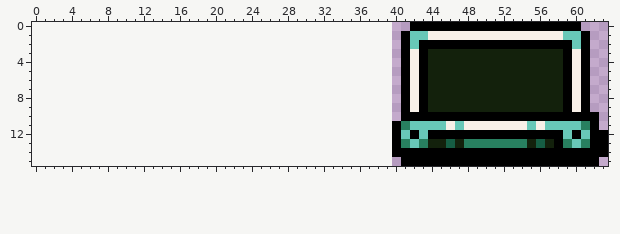
Pixel-art sprite -- sprites/tez_shop/tez_gold.png. This is how it looked before the edit.
The file is 24x16 pixels. The old version is drawn lined up with the new one, on the new canvas.
Now the later version:
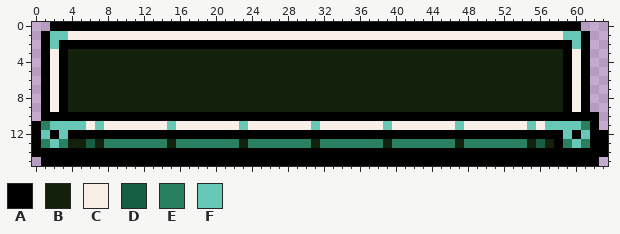
Palette (. is transparent): A #000000  B #13210c  C #f8f0e8  D #165e44  E #288060  F #68c8b8
Difference:
canvas 24x16 -> 64x16, the old top-left corner now at 40,0
y 0: x 2..41 ........................................ -> AAAAAAAAAAAAAAAAAAAAAAAAAAAAAAAAAAAAAAAA
y 1: x 1..43 ........................................AFF -> AFFCCCCCCCCCCCCCCCCCCCCCCCCCCCCCCCCCCCCCCCC
y 2: x 1..40 ........................................ -> AFAAAAAAAAAAAAAAAAAAAAAAAAAAAAAAAAAAAAAA; x 42 F -> A
y 3..9: x 1..43 ........................................ACA -> ACABBBBBBBBBBBBBBBBBBBBBBBBBBBBBBBBBBBBBBBB
y 10: x 1..40 ........................................ -> AAAAAAAAAAAAAAAAAAAAAAAAAAAAAAAAAAAAAAAA
y 11: x 0..45 ........................................AEFFFF -> AEFFFFCFCCCCCCCFCCCCCCCFCCCCCCCFCCCCCCCFCCCCCC
y 12: x 0..39 ........................................ -> AFAFAAAAAAAAAAAAAAAAAAAAAAAAAAAAAAAAAAAA; x 41 F -> A; x 43 F -> A
y 13: x 0..40 ........................................A -> AEFEBBDBEEEEEEEBEEEEEEEBEEEEEEEBEEEEEEEBE; x 42 F -> E; x 44..46 BBD -> EEE
y 14: x 0..39 ........................................ -> AAAAAAAAAAAAAAAAAAAAAAAAAAAAAAAAAAAAAAAA
y 15: x 1..40 ........................................ -> AAAAAAAAAAAAAAAAAAAAAAAAAAAAAAAAAAAAAAAA
Changed places in both pictures, as pixel boxes (x1, y1, x2, y2):
changed: (32, 22, 455, 166)
